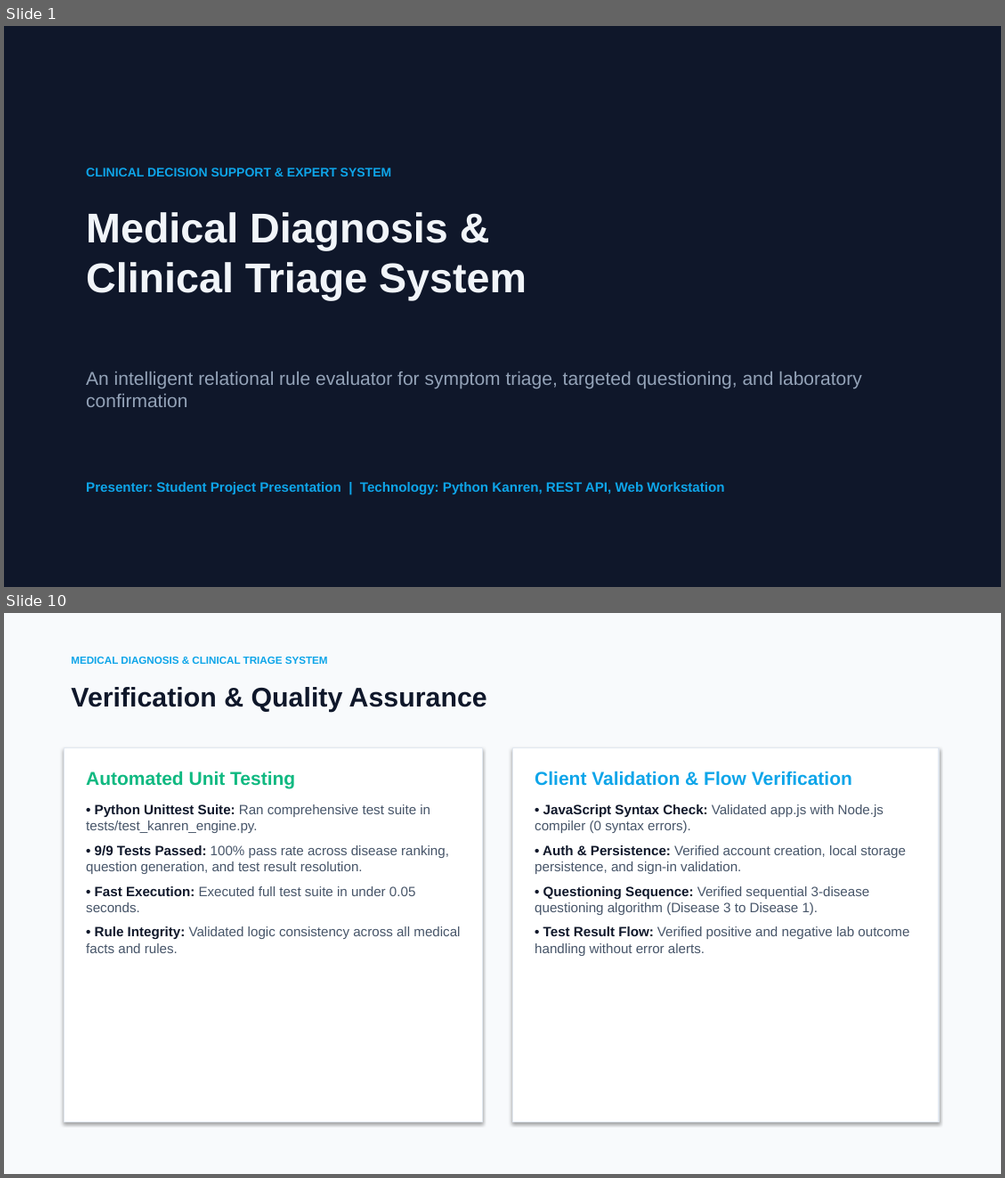
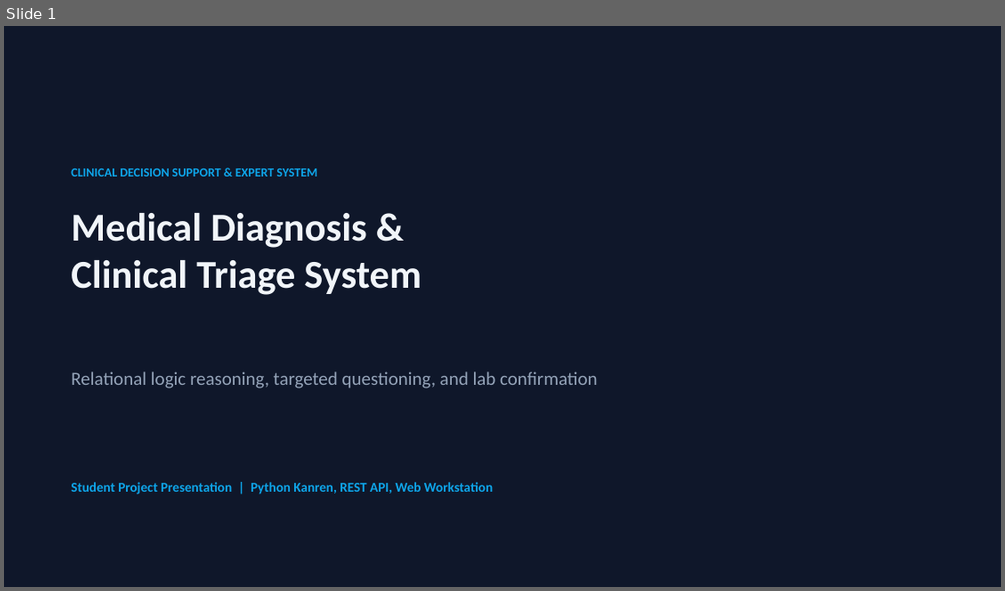
Before and after one commit to wmmandela/medical_diagnosis, a slide deck: presentation/Medical_Diagnosis_System_Presentation.pptx. Shown one above the other, each under a label of ours: slides 1 and 10 before the commit, slide 1 after it; the slides between them are not shown. The pictures are 1005x1178 and 1005x591 pixels, drawn with LibreOffice and Linux fonts; fonts in the diff are those of the drawing. Boxes give left, top, right and bottom in pixels: in the first picture for what was removed or moved away, otherwise in the second. Text is boxed around its words. In the diff, an @@ line names an element or a change of style, - is before the commit and + after.

Commit message:
docs: enrich presentation slides with live application UI screenshots, colors, and interactive controls

```diff
--- a/presentation/Medical_Diagnosis_System_Presentation.pptx
+++ b/presentation/Medical_Diagnosis_System_Presentation.pptx
@@ slide 10 removed at (4,613,1001,1174), background #F8FAFC @@
@@ text removed at (71,657,328,664) @@
-MEDICAL DIAGNOSIS & CLINICAL TRIAGE SYSTEM
@@ text removed at (71,687,487,712) @@
-Verification & Quality Assurance
@@ rectangle removed at (64,747,483,1121) @@
@@ text removed at (86,771,460,953) @@
-Automated Unit Testing
-• Python Unittest Suite: Ran comprehensive test suite in tests/test_kanren_engine.py.
-• 9/9 Tests Passed: 100% pass rate across disease ranking, question generation, and test result resolution.
-• Fast Execution: Executed full test suite in under 0.05 seconds.
-• Rule Integrity: Validated logic consistency across all medical facts and rules.
@@ rectangle removed at (512,747,938,1121) @@
@@ text removed at (534,771,909,956) @@
-Client Validation & Flow Verification
-• JavaScript Syntax Check: Validated app.js with Node.js compiler (0 syntax errors).
-• Auth & Persistence: Verified account creation, local storage persistence, and sign-in validation.
-• Questioning Sequence: Verified sequential 3-disease questioning algorithm (Disease 3 to Disease 1).
-• Test Result Flow: Verified positive and negative lab outcome handling without error alerts.
@@ slide 1 changed as well @@
@@ text "CLINICAL DECISION SUPPORT & EXPERT ...": place and size @@
-text "CLINICAL DECISION SUPPORT & EXPERT ..." at (86,168,391,176)
+text "CLINICAL DECISION SUPPORT & EXPERT ..." at (71,168,317,176)
@@ text "CLINICAL DECISION SUPPORT & EXPERT ..." at (71,168,317,176): font Arial to Calibri @@
@@ text "Medical Diagnosis & Clinical Triage ...": place and size @@
-text "Medical Diagnosis & Clinical Triage ..." at (86,212,526,301)
+text "Medical Diagnosis & Clinical Triage ..." at (71,213,421,295)
@@ text "Medical Diagnosis & Clinical Triage ..." at (71,213,421,295): size 40 to 38 pt, font Arial to Calibri @@
@@ text at (71,371,598,388): text changed; font Arial to Calibri @@
-An intelligent relational rule evaluator for symptom triage, targeted questioning, and laboratory confirmation
+Relational logic reasoning, targeted questioning, and lab confirmation
@@ text at (71,482,493,494): text changed; font Arial to Calibri @@
-Presenter: Student Project Presentation | Technology: Python Kanren, REST API, Web Workstation
+Student Project Presentation | Python Kanren, REST API, Web Workstation
```
Also in this commit, not shown: 3 other slides changed, 2 slides added, 6 other slides removed, 1 other file.
